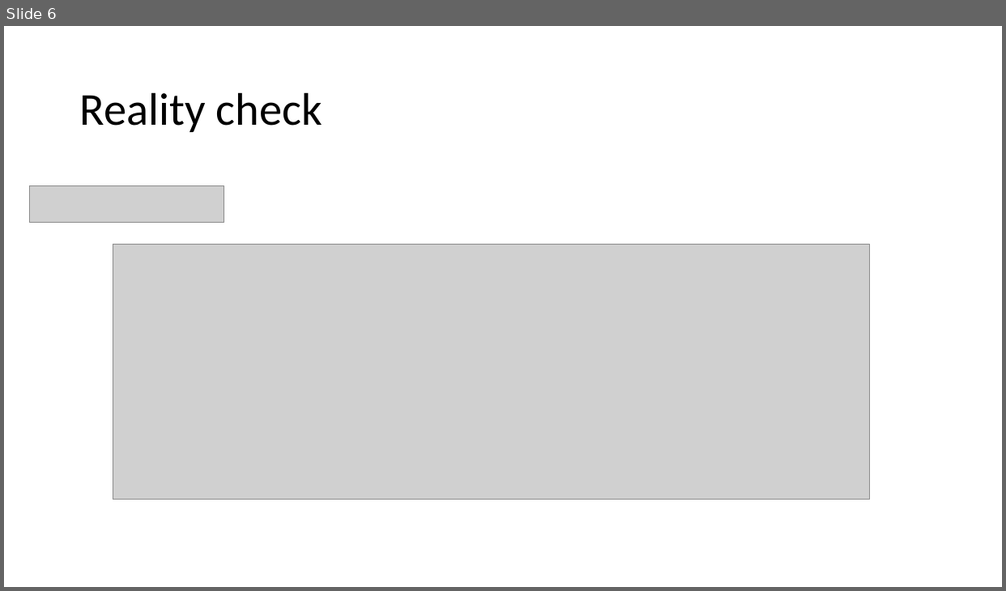
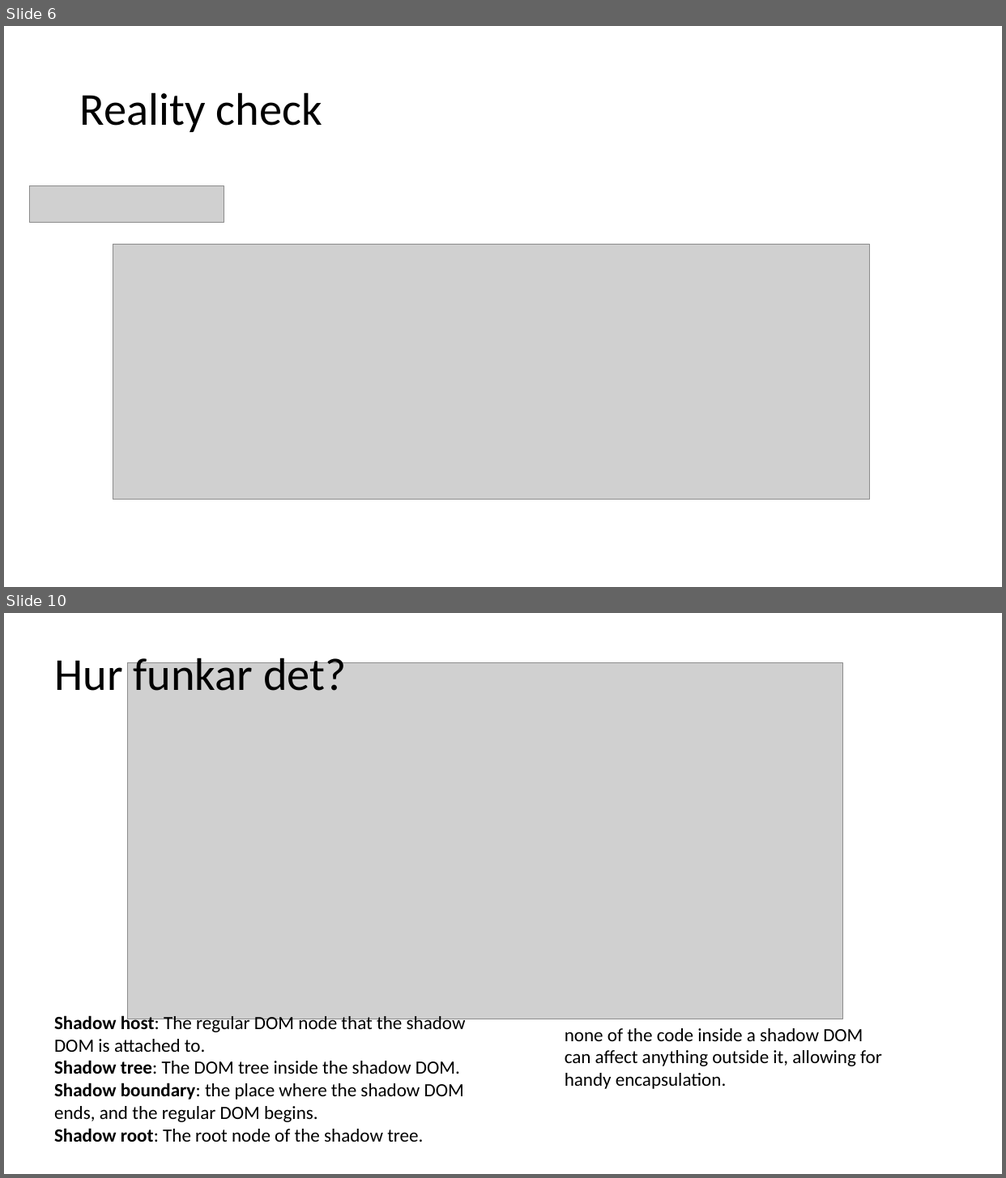
Before and after one commit to hansalmgren/KIL_2019, a slide deck: WebComp_MFE.pptx. Shown one above the other, each under a label of ours: slide 6 before the commit, slides 6 and 10 after it; the slides between them are not shown. The pictures are 1006x591 and 1006x1178 pixels, drawn with LibreOffice and Linux fonts; fonts in the diff are those of the drawing; grey boxes stand for pictures. Boxes give left, top, right and bottom in pixels: in the first picture for what was removed or moved away, otherwise in the second. Text is boxed around its words. In the diff, an @@ line names an element or a change of style, - is before the commit and + after.

```diff
--- a/WebComp_MFE.pptx
+++ b/WebComp_MFE.pptx
@@ slide 10 added at [4,613,1002,1174], background #FFFFFF @@
@@ title added at [54,652,346,691], 44 pt, text #000000 @@
+Hur funkar det?
@@ picture added at [127,663,843,1020] @@
@@ text added at [54,1013,466,1142], 18 pt, text #000000 @@
+Shadow host: The regular DOM node that the shadow DOM is attached to.
+Shadow tree: The DOM tree inside the shadow DOM.
+Shadow boundary: the place where the shadow DOM ends, and the regular DOM begins.
+Shadow root: The root node of the shadow tree.
@@ text added at [565,1029,882,1089], 18 pt, text #000000 @@
+none of the code inside a shadow DOM can affect anything outside it, allowing for handy encapsulation.
```
Also in this commit, not shown: 5 slides changed, 5 other slides added, 1 other file.
